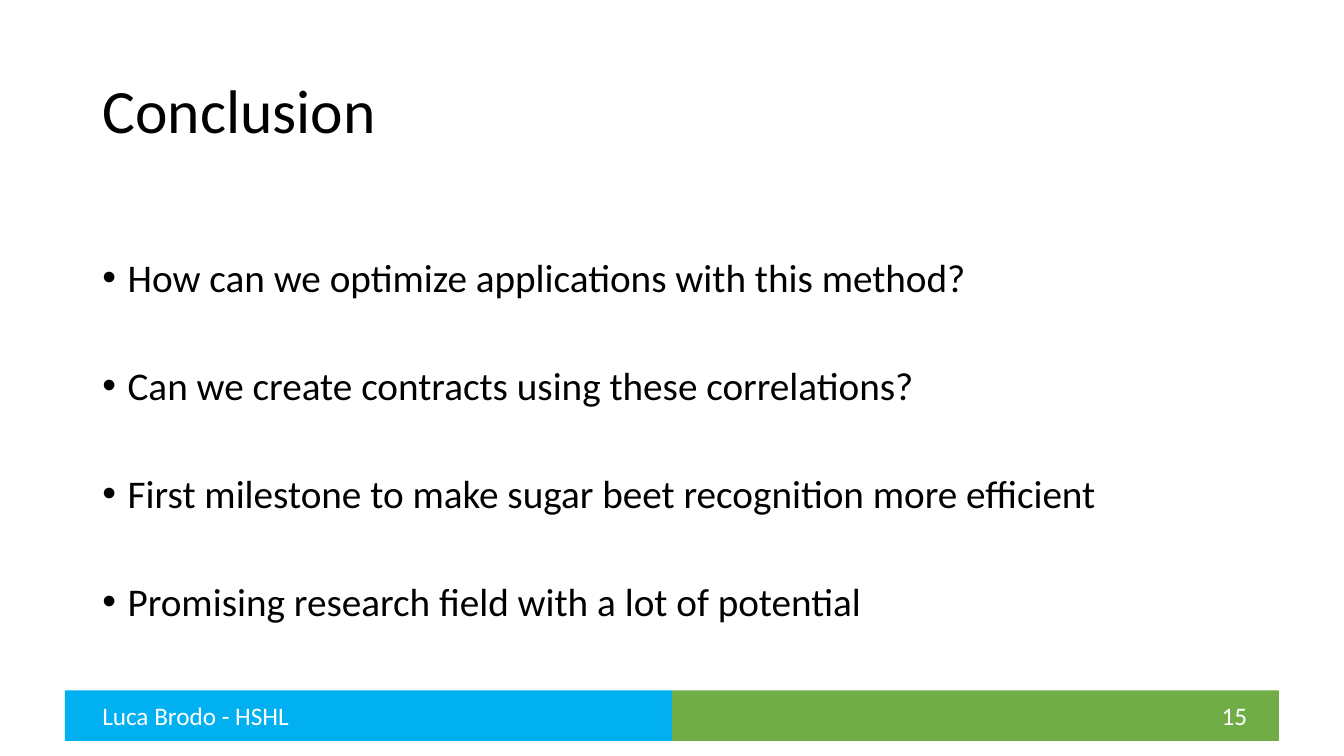
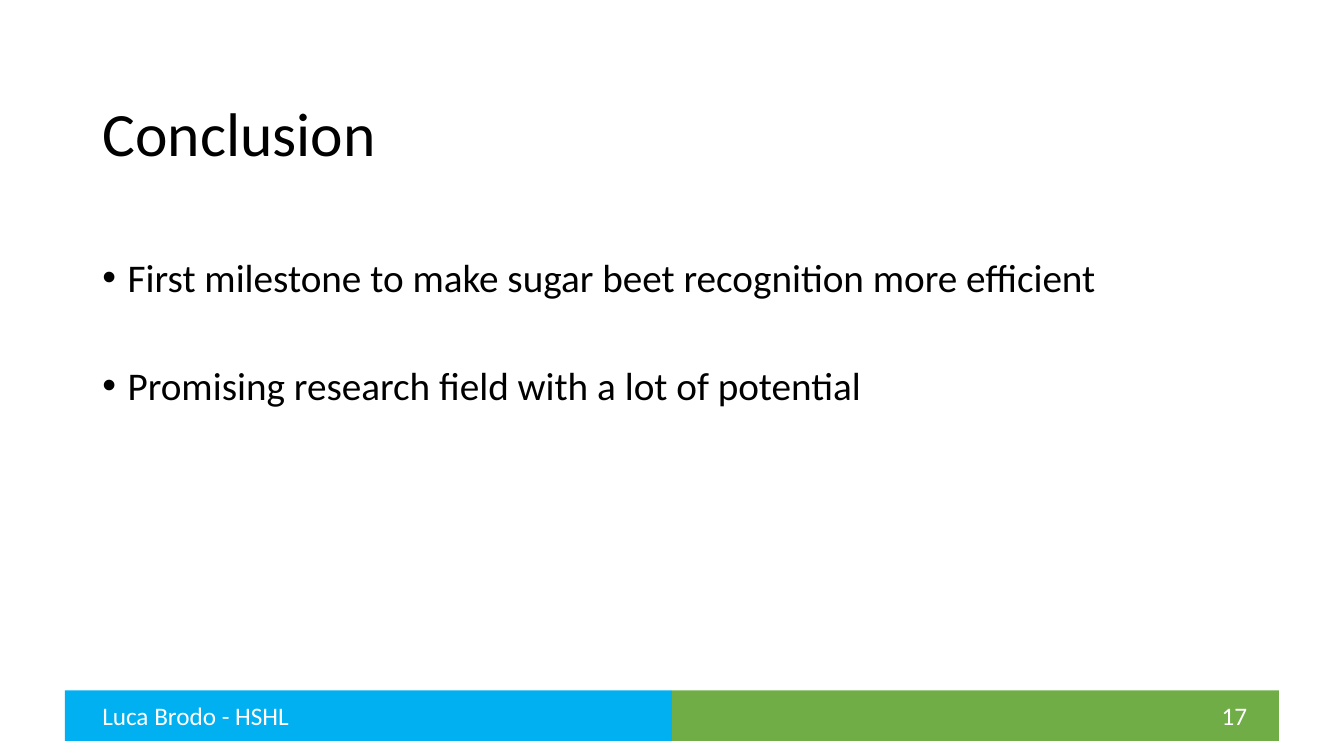
Before and after one commit to brodoluca/FinalThesisHSHL, a slide deck: slide 17 of Presentation/Final Presentation.pptx (slide 15 before the commit). Drawn at 1344x756 pixels with LibreOffice and Linux fonts; fonts in the diff are those of the drawing. Boxes give left, top, right and bottom in pixels: in the first picture for what was removed or moved away, otherwise in the second. Text is boxed around its words. In the diff, an @@ line names an element or a change of style, - is before the commit and + after.

```diff
--- a/Presentation/Final Presentation.pptx
+++ b/Presentation/Final Presentation.pptx
@@ title "Conclusion" at (x1=102, y1=113, x2=375, y2=157): line spacing 0.9 to 1.5 @@
@@ text at (x1=128, y1=264, x2=966, y2=407): paragraphs removed @@
-• How can we optimize applications with this method?
-• Can we create contracts using these correlations?
@@ page number at (x1=1222, y1=709, x2=1248, y2=725): text changed @@
-15
+17
```
Also in this commit, not shown: 8 other slides changed, 5 slides added, 3 slides removed, 14 other files.
